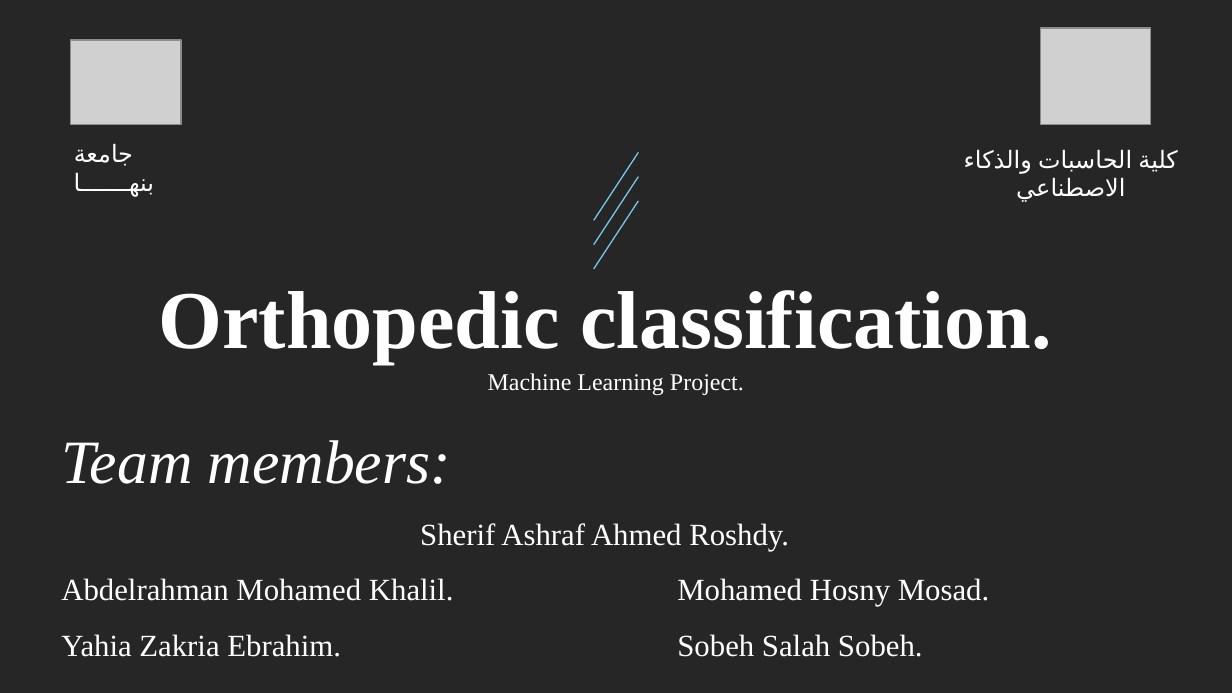
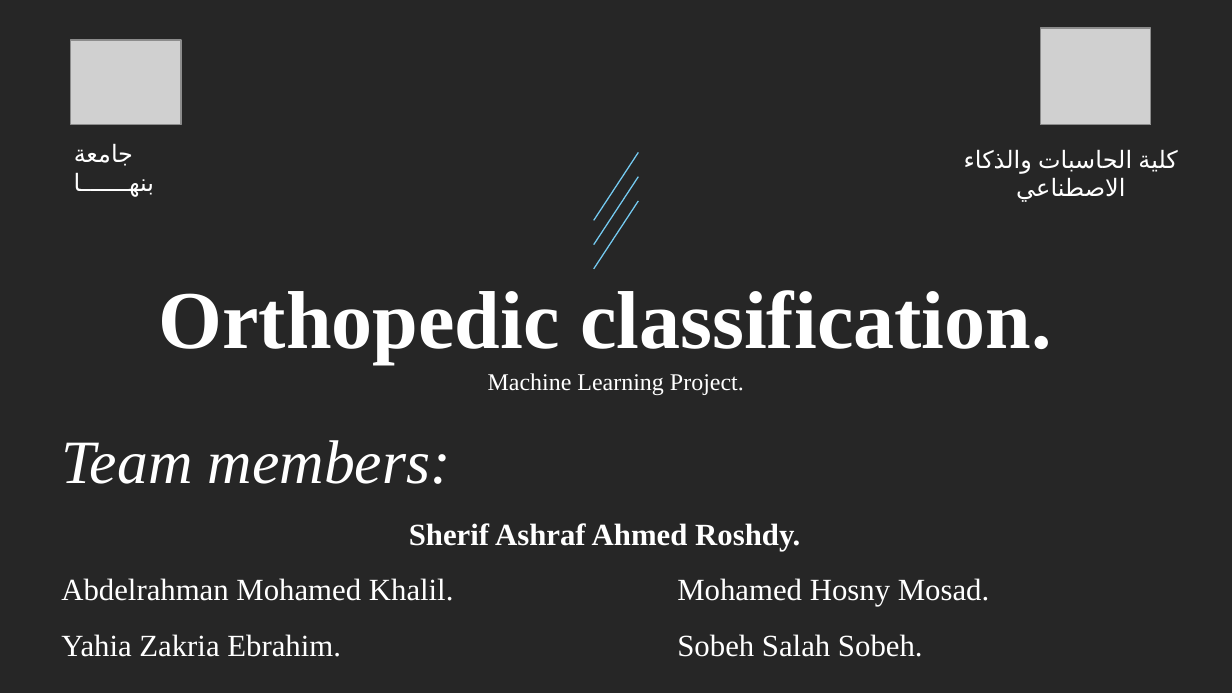
Before and after one commit to sherifRoshdy/Machine-learning-project, a slide deck: slide 1 of Presentation/final ml.pptx. Drawn at 1232x693 pixels with LibreOffice and Linux fonts; fonts in the diff are those of the drawing; grey boxes stand for pictures. Boxes give left, top, right and bottom in pixels: in the first picture for what was removed or moved away, otherwise in the second. Text is boxed around its words. In the diff, an @@ line names an element or a change of style, - is before the commit and + after.

```diff
--- a/Presentation/final ml.pptx
+++ b/Presentation/final ml.pptx
@@ text at [409,523,800,551]: bold on in "Sherif Ashraf Ahmed Roshdy." @@
```
Also in this commit, not shown: 15 other slides changed, 2 slides added, 2 slides removed, 1 other file.
